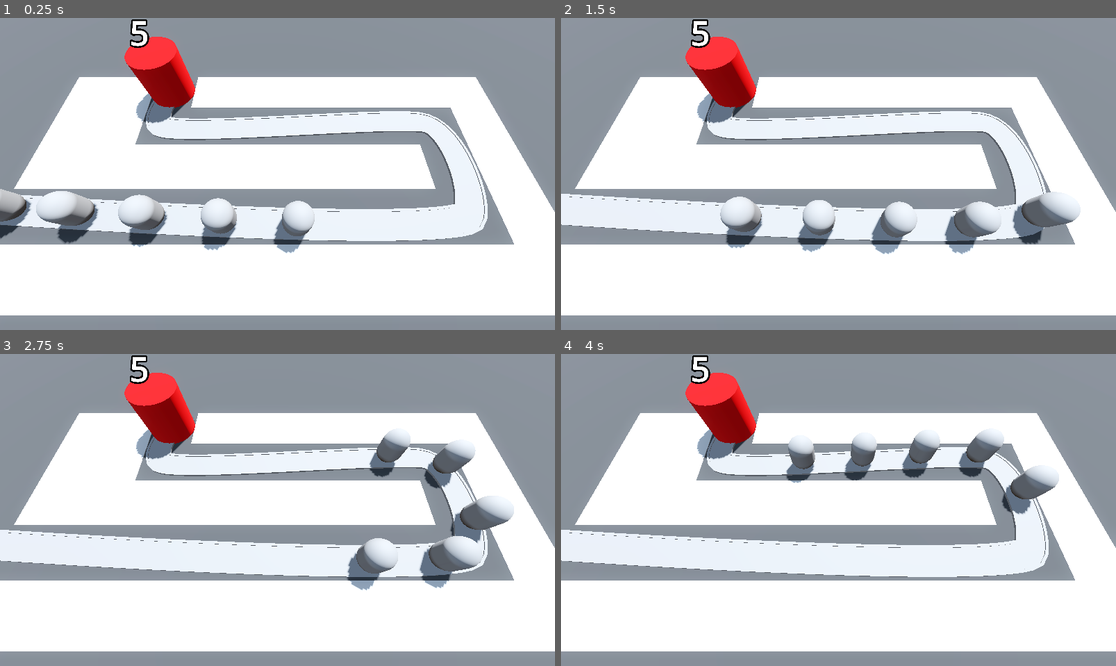
Above: before the commit, frames 1-4 (two rows, left to right).
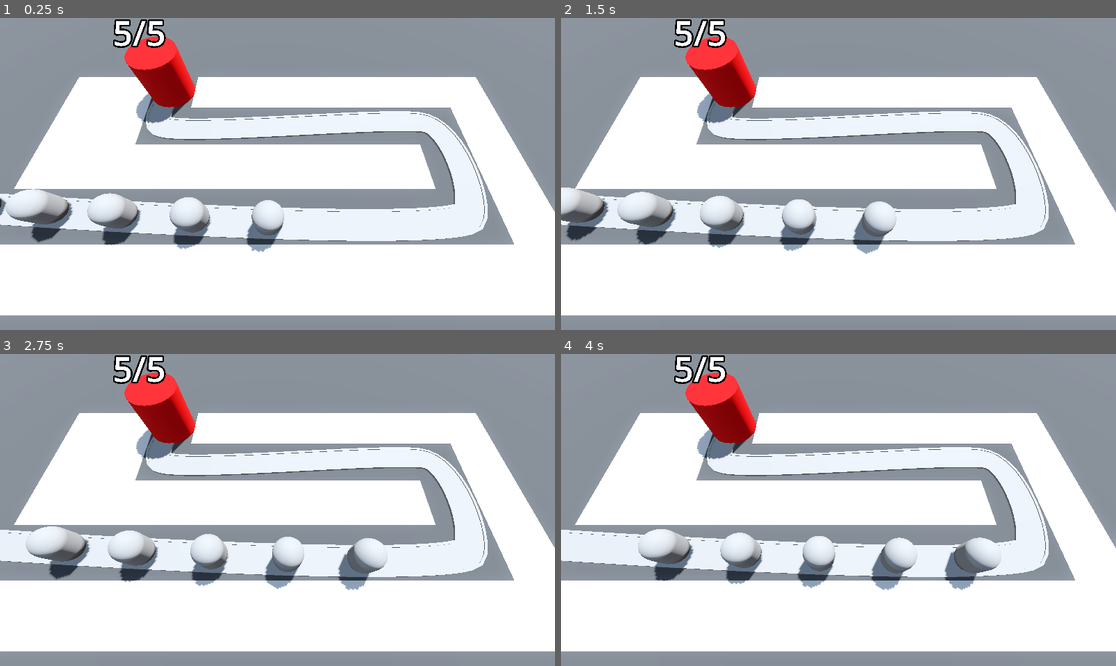
Above: after the commit, the same moments.

Repository: niamh-d/godot-3d-tower-defence
Game: Godot game, scene res://Scenes/base_level.tscn
Two runs of this game, one before a commit and one after it. Both use one fixed random seed, a clock stepped at 60 frames per second and the inputs below.
Inputs:
- Up to frame 1 (0.25 s): no input
- Up to frame 2 (1.5 s): no input
- Up to frame 3 (2.75 s): no input
- Up to frame 4 (4 s): no input

The runs differ from the first frame. In frame 1, 6.5% of the frame differs, in the area x 0-57%, y 0-76%; in frame 2, 7.7%; in frame 3, 7.7%, in the area x 4-93%, y 0-76%; in frame 4, 7.5%.

Commit message:
base label changes color based on health

Diff:
--- a/Scenes/Base/base.gd
+++ b/Scenes/Base/base.gd
@@ -3,10 +3,14 @@
 @export var max_health: int = 5
 @onready var label: Label3D = $Label3D
 
+var RED: Color = Color.RED
+var WHITE: Color = Color.WHITE
+
 var health: int:
 	set(val):
 		health = val
-		label.text = str(health)
+		label.text = str(health) + "/" + str(max_health)
+		label.modulate = RED.lerp(WHITE, float(health) / float(max_health))
 		if health <= 0:
 			get_tree().reload_current_scene()
 
--- a/Scenes/base_level.tscn
+++ b/Scenes/base_level.tscn
@@ -96,26 +96,21 @@
 
 [node name="Enemy" parent="Path3D" instance=ExtResource("2_3q4ae")]
 transform = Transform3D(-0.0147368, 1.09278e-07, -0.999891, -7.10543e-15, 1, 1.0929e-07, 0.999891, 1.61058e-09, -0.0147368, -21.1886, 3.8147e-06, 5.48562)
-speed = 10.0
 
 [node name="Enemy2" parent="Path3D" instance=ExtResource("2_3q4ae")]
 transform = Transform3D(-0.0601816, 1.12812e-07, -0.998187, 5.04927e-09, 1, 1.12713e-07, 0.998187, 1.74312e-09, -0.0601816, -16.1989, 3.24985e-06, 5.80431)
 progress = 5.0
-speed = 10.0
 
 [node name="Enemy3" parent="Path3D" instance=ExtResource("2_3q4ae")]
 transform = Transform3D(-0.0534631, 1.1229e-07, -0.998569, 4.29246e-09, 1, 1.12221e-07, 0.998569, 1.71336e-09, -0.0534631, -11.2069, 2.68749e-06, 6.08871)
 progress = 10.0
-speed = 10.0
 
 [node name="Enemy4" parent="Path3D" instance=ExtResource("2_3q4ae")]
-transform = Transform3D(-0.0453762, 1.11661e-07, -0.99897, 3.38624e-09, 1, 1.11622e-07, 0.99897, 1.68224e-09, -0.0453762, -6.21307, 2.12781e-06, 6.33667)
+transform = Transform3D(-0.0453763, 1.11661e-07, -0.99897, 3.38624e-09, 1, 1.11622e-07, 0.99897, 1.68224e-09, -0.0453763, -6.21307, 2.12781e-06, 6.33667)
 progress = 15.0
-speed = 10.0
 
 [node name="Enemy5" parent="Path3D" instance=ExtResource("2_3q4ae")]
 transform = Transform3D(-0.0342268, 1.10794e-07, -0.999414, 2.14538e-09, 1, 1.10785e-07, 0.999414, 1.6477e-09, -0.0342268, -1.21709, 1.57165e-06, 6.53748)
 progress = 20.0
-speed = 10.0
 
 [node name="Base" parent="." instance=ExtResource("3_yfdac")]
Not shown: 4 places in MeshLibraries/SpaceLibrary.tres that only renumber resources
